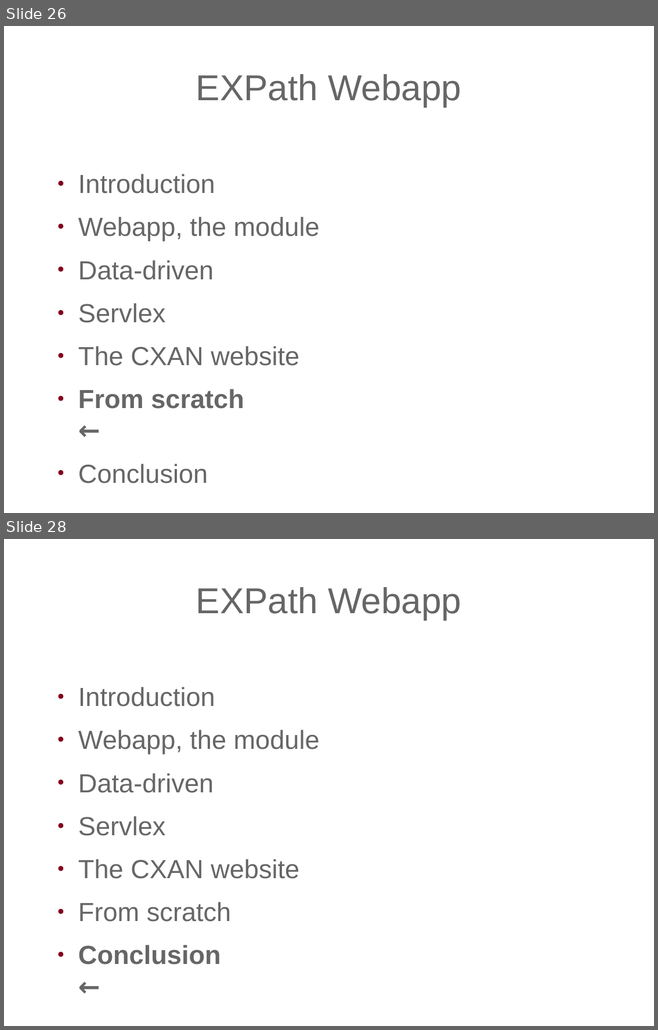
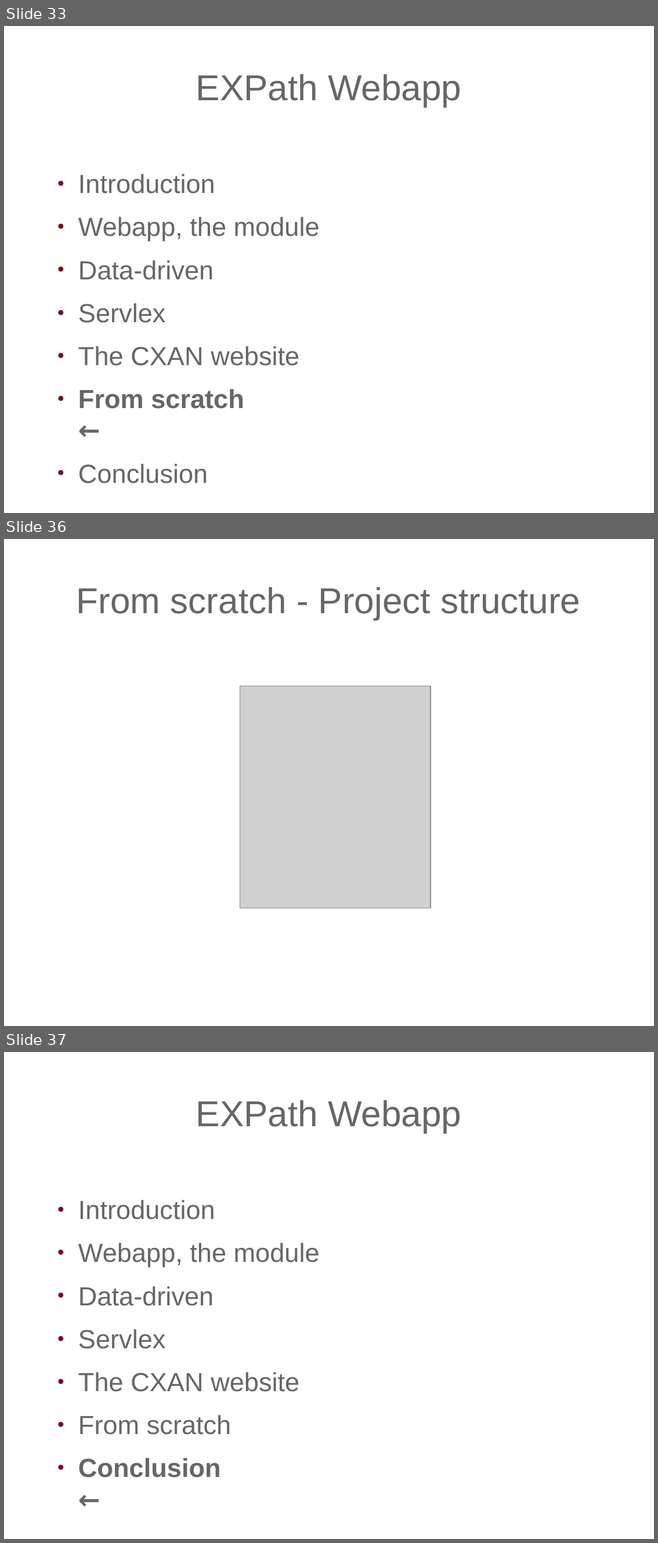
Before and after one commit to expath/expath-www, a slide deck: misc/2011-prague/presentation/fgeorges-servlex.odp. Shown one above the other, each under a label of ours: slides 26 and 28 before the commit, slides 33, 36 and 37 after it; the slides between them are not shown. The pictures are 658x1030 and 658x1543 pixels, drawn with LibreOffice and Linux fonts; fonts in the diff are those of the drawing; grey boxes stand for pictures; background and template pictures are left out. Boxes give left, top, right and bottom in pixels: in the first picture for what was removed or moved away, otherwise in the second. Text is boxed around its words. In the diff, an @@ line names an element or a change of style, - is before the commit and + after.

```diff
--- a/misc/2011-prague/presentation/fgeorges-servlex.odp
+++ b/misc/2011-prague/presentation/fgeorges-servlex.odp
@@ slide 36 added at (x1=4, y1=539, x2=654, y2=1026), background picture (left out) @@
@@ title added at (x1=76, y1=587, x2=580, y2=620), 44 pt, text #666666 @@
+From scratch - Project structure
@@ picture added at (x1=240, y1=686, x2=431, y2=908) @@
@@ what was slide 26 is now slide 33 @@
@@ what was slide 28 is now slide 37 @@
```
Also in this commit, not shown: 1 slide changed, 12 other slides added, 3 slides removed, 5 other files.
